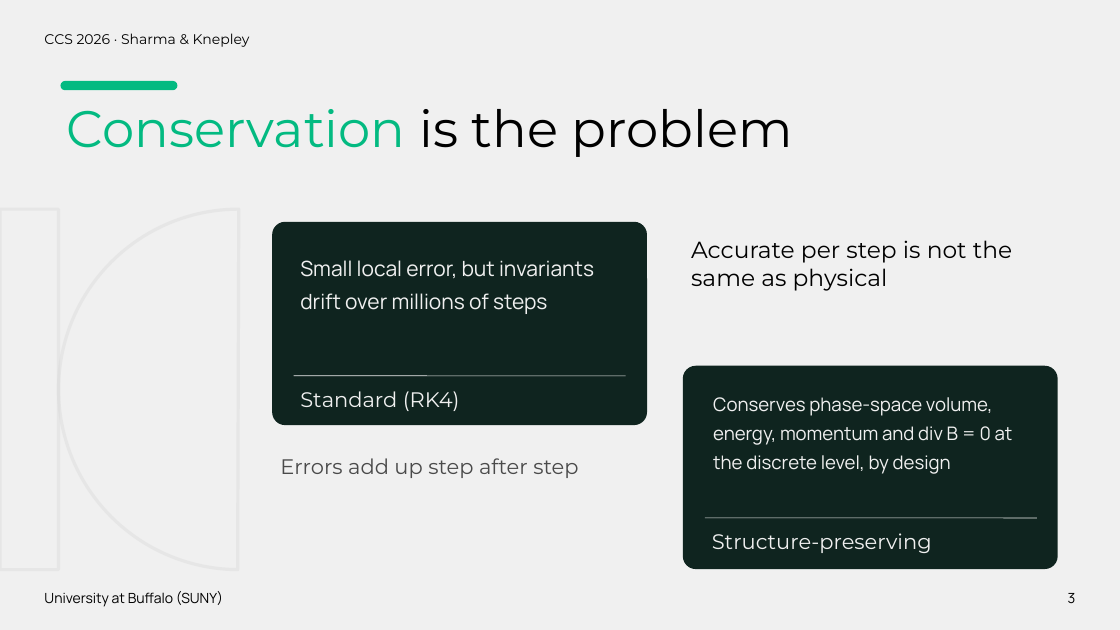
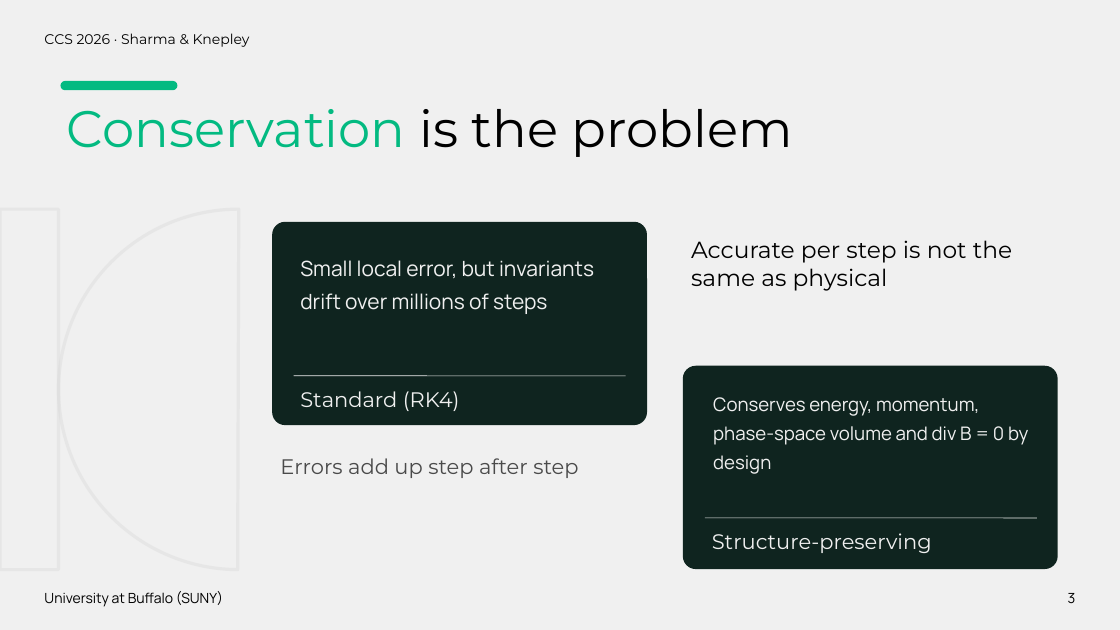
Before and after one commit to engineer-scientist/ccs2026-structure-preserving-plasma, a slide deck: slide 3 of presentation/CCS2026_Sharma_StructurePreservingPlasma.pptx. Drawn at 1120x630 pixels with LibreOffice and Linux fonts; fonts in the diff are those of the drawing. Boxes give left, top, right and bottom in pixels: in the first picture for what was removed or moved away, otherwise in the second. Text is boxed around its words. In the diff, an @@ line names an element or a change of style, - is before the commit and + after.

```diff
--- a/presentation/CCS2026_Sharma_StructurePreservingPlasma.pptx
+++ b/presentation/CCS2026_Sharma_StructurePreservingPlasma.pptx
@@ text at box(713, 397, 1028, 474): text changed @@
-Conserves phase-space volume, energy, momentum and div B = 0 at the discrete level, by design
+Conserves energy, momentum, phase-space volume and div B = 0 by design
```
Also in this commit, not shown: 9 other slides changed, 1 other file.
